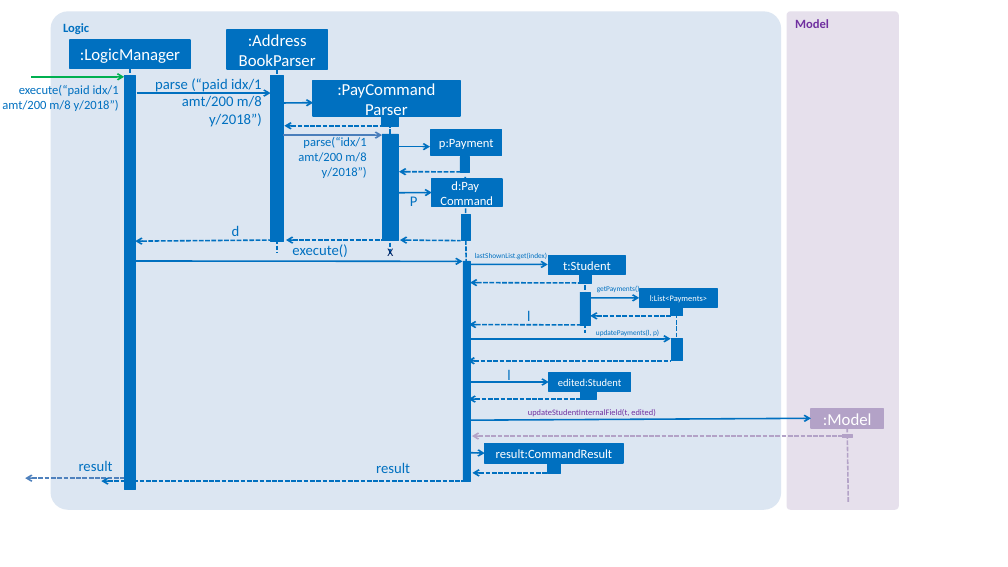
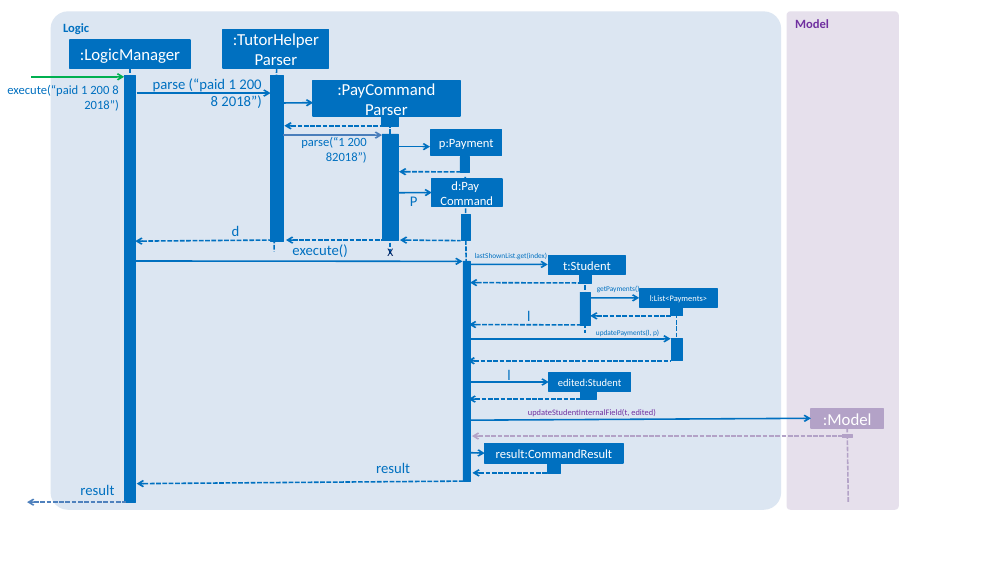
Before and after one commit to ongyz/main, a slide deck: slide 1 of docs/diagrams/EditPaymentSequenceDiagram.pptx. Drawn at 1008x567 pixels with LibreOffice and Linux fonts; fonts in the diff are those of the drawing. Boxes give left, top, right and bottom in pixels: in the first picture for what was removed or moved away, otherwise in the second. Text is boxed around its words. In the diff, an @@ line names an element or a change of style, - is before the commit and + after.

```diff
--- a/docs/diagrams/EditPaymentSequenceDiagram.pptx
+++ b/docs/diagrams/EditPaymentSequenceDiagram.pptx
@@ rectangle ":TutorHelperParser" resized from (x1=227, y1=30, x2=327, y2=69) to (x1=223, y1=29, x2=329, y2=68) @@
@@ text in rectangle at (x1=239, y1=34, x2=316, y2=66): text changed @@
-:Address
-BookParser
+:TutorHelperParser
@@ text at (x1=7, y1=85, x2=119, y2=111): text changed @@
-execute(“paid idx/1 amt/200 m/8 y/2018”)
+execute(“paid 1 200 8 2018”)
@@ rectangle resized from (x1=124, y1=76, x2=135, y2=490) to (x1=124, y1=76, x2=135, y2=503) @@
@@ text at (x1=153, y1=78, x2=261, y2=108): text changed @@
-parse (“paid idx/1 amt/200 m/8 y/2018”)
+parse (“paid 1 200 8 2018”)
@@ line moved from (278, 69) - (278, 252) to (277, 68) - (274, 251) @@
@@ text at (x1=301, y1=137, x2=367, y2=163): text changed @@
-parse(“idx/1 amt/200 m/8 y/2018”)
+parse(“1 200 82018”)
@@ arrow moved from (25, 478) - (124, 478) to (27, 502) - (126, 502) @@
@@ text "result" moved from (x1=79, y1=461, x2=113, y2=471) to (x1=80, y1=484, x2=114, y2=495) @@
@@ arrow moved from (101, 481) - (467, 481) to (137, 484) - (467, 481) @@
```
Also in this commit, not shown: 1 other file.
